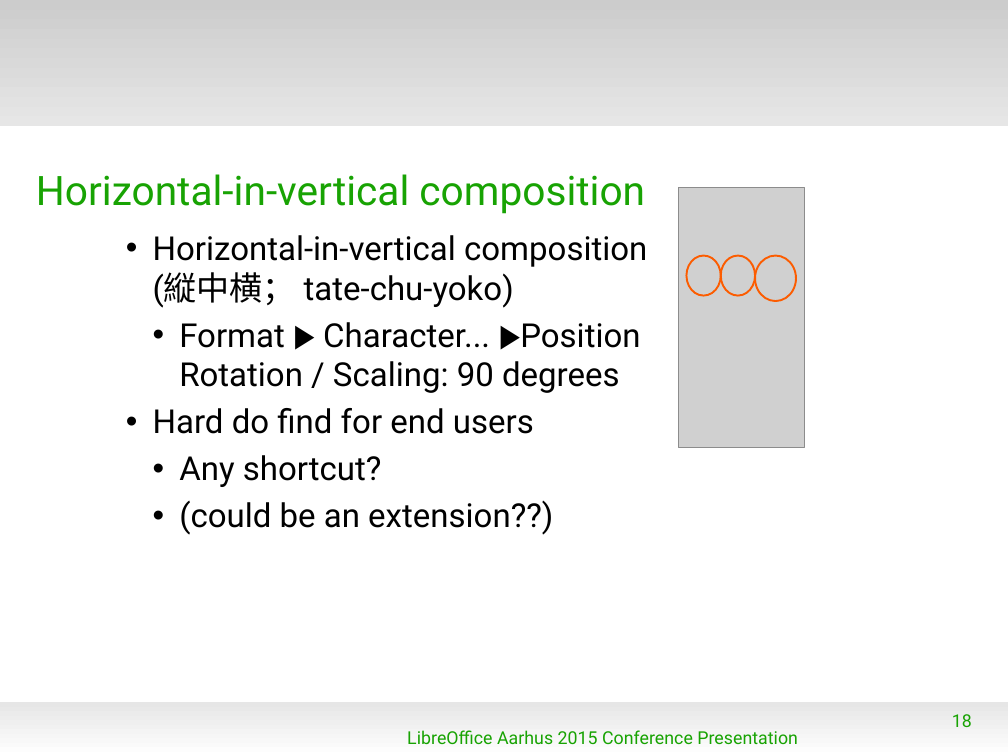
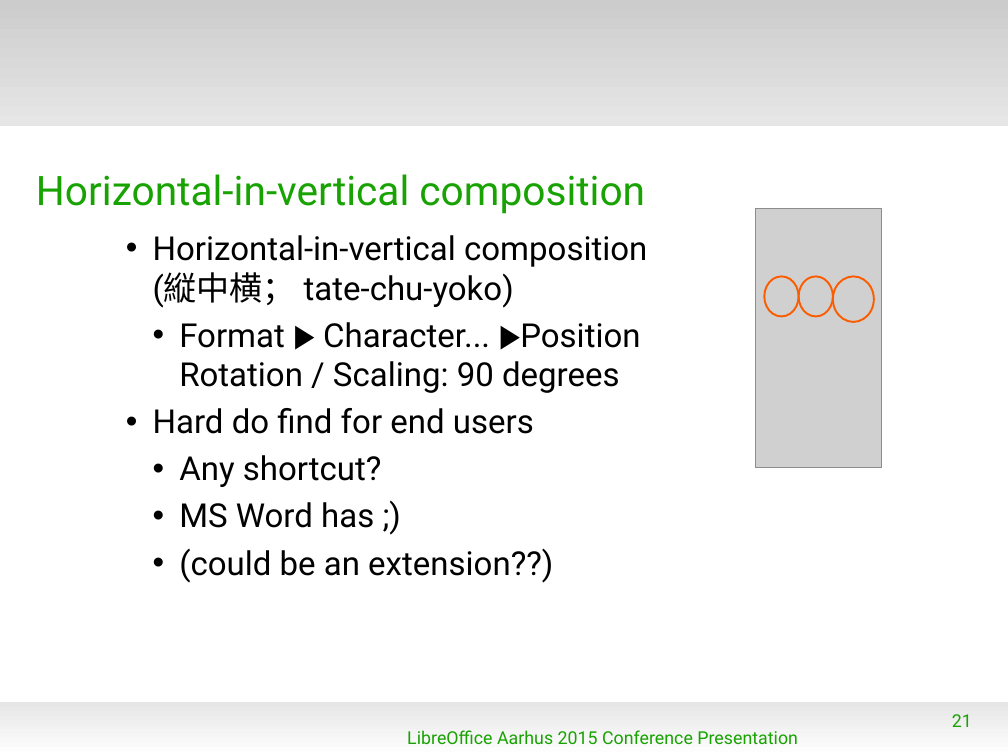
Before and after one commit to naruoga/KantoLibreOffice, a slide deck: slide 21 of others/LibOConf2015_Vertical_Writing_or_Japanese.odp (slide 18 before the commit). Drawn at 1008x756 pixels with LibreOffice and Linux fonts; fonts in the diff are those of the drawing; grey boxes stand for pictures; background and template pictures are left out. Boxes give left, top, right and bottom in pixels: in the first picture for what was removed or moved away, otherwise in the second. Text is boxed around its words. In the diff, an @@ line names an element or a change of style, - is before the commit and + after.

```diff
--- a/others/LibOConf2015_Vertical_Writing_or_Japanese.odp
+++ b/others/LibOConf2015_Vertical_Writing_or_Japanese.odp
@@ picture moved from (x1=679, y1=188, x2=805, y2=447) to (x1=756, y1=209, x2=883, y2=468) @@
@@ ellipse resized from (x1=756, y1=255, x2=797, y2=301) to (x1=765, y1=276, x2=799, y2=316) @@
@@ ellipse moved from (x1=721, y1=255, x2=756, y2=295) to (x1=799, y1=276, x2=833, y2=316) @@
@@ ellipse resized from (x1=687, y1=255, x2=722, y2=295) to (x1=833, y1=276, x2=874, y2=322) @@
@@ text at (x1=179, y1=502, x2=374, y2=528): paragraph added @@
+  • MS Word has ;)
@@ page number at (x1=952, y1=714, x2=972, y2=727): text changed @@
-18
+21
```
Also in this commit, not shown: 6 other slides changed, 3 slides added.
